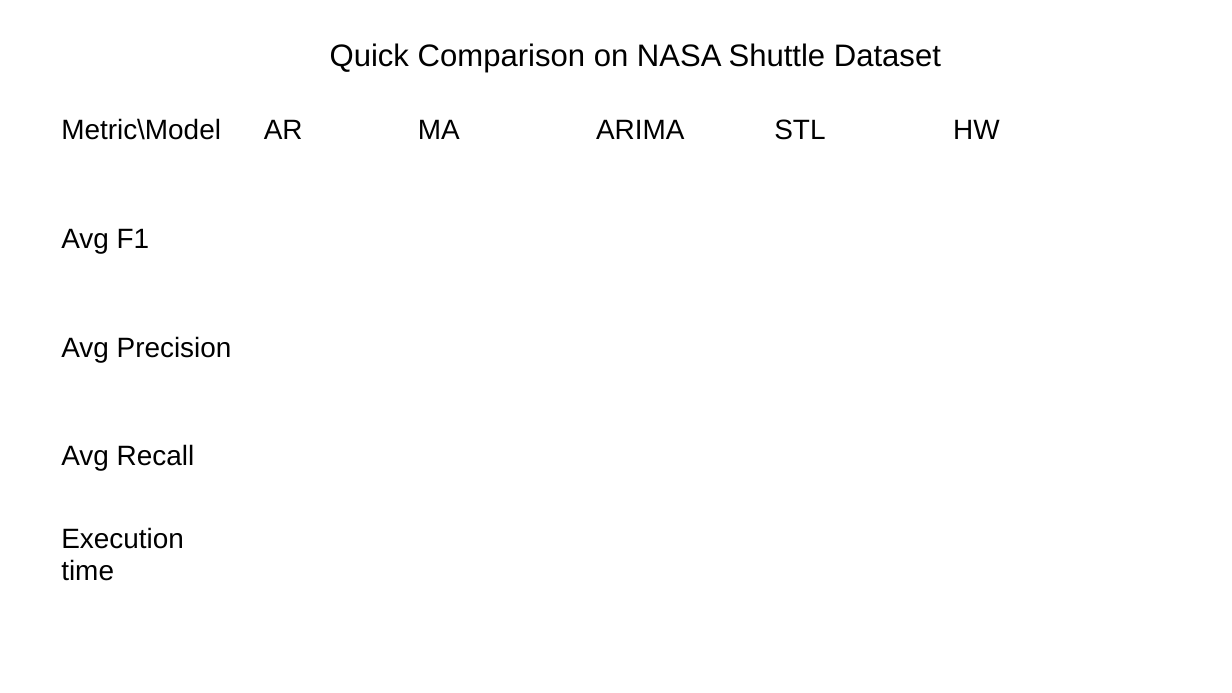
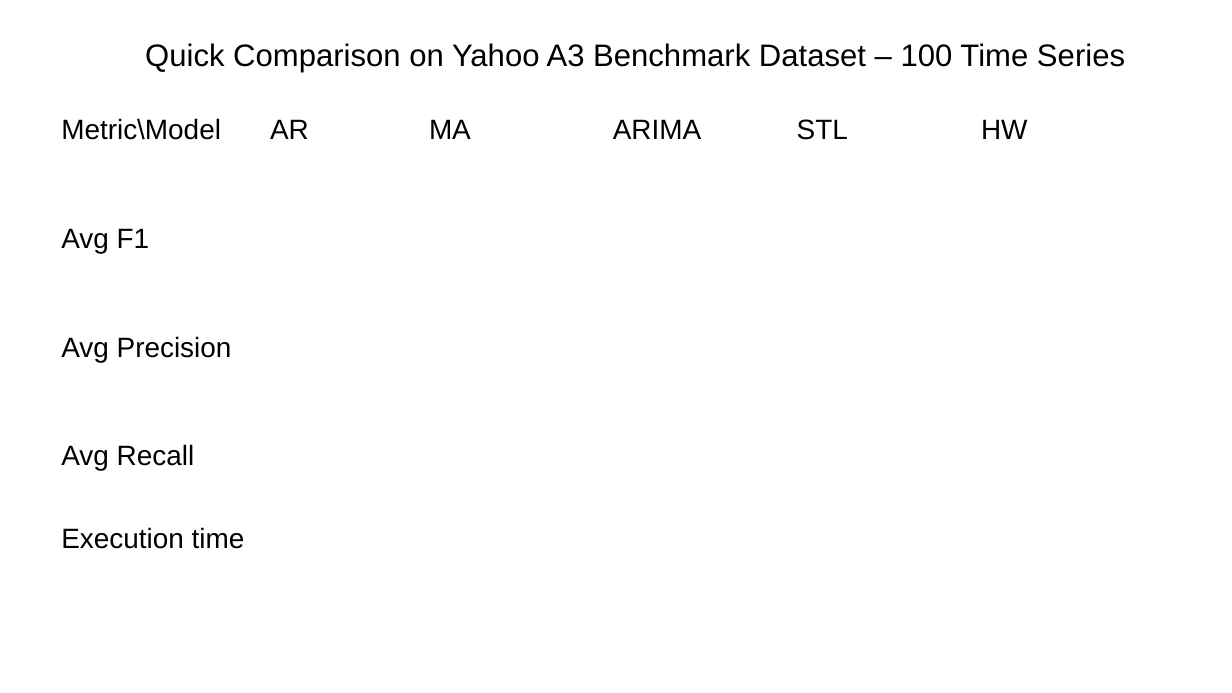
Before and after one commit to mehrotrasan16/time-series-anomaly-detection-methods, a slide deck: slide 2 of papers/ComparisonSlide11Oct.pptx (slide 6 before the commit). Drawn at 1232x693 pixels with LibreOffice and Linux fonts; fonts in the diff are those of the drawing. Boxes give left, top, right and bottom in pixels: in the first picture for what was removed or moved away, otherwise in the second. Text is boxed around its words. In the diff, an @@ line names an element or a change of style, - is before the commit and + after.

Commit message:
Added slides for A3 and A4 comparisons

```diff
--- a/papers/ComparisonSlide11Oct.pptx
+++ b/papers/ComparisonSlide11Oct.pptx
@@ title at <box>145,43,1125,73</box>: text changed @@
-Quick Comparison on NASA Shuttle Dataset
+Quick Comparison on Yahoo A3 Benchmark Dataset – 100 Time Series
@@ table: place and size @@
-table at <box>50,108,1122,660</box>
+table at <box>50,108,1156,660</box>
```
Also in this commit, not shown: 1 slide added.
